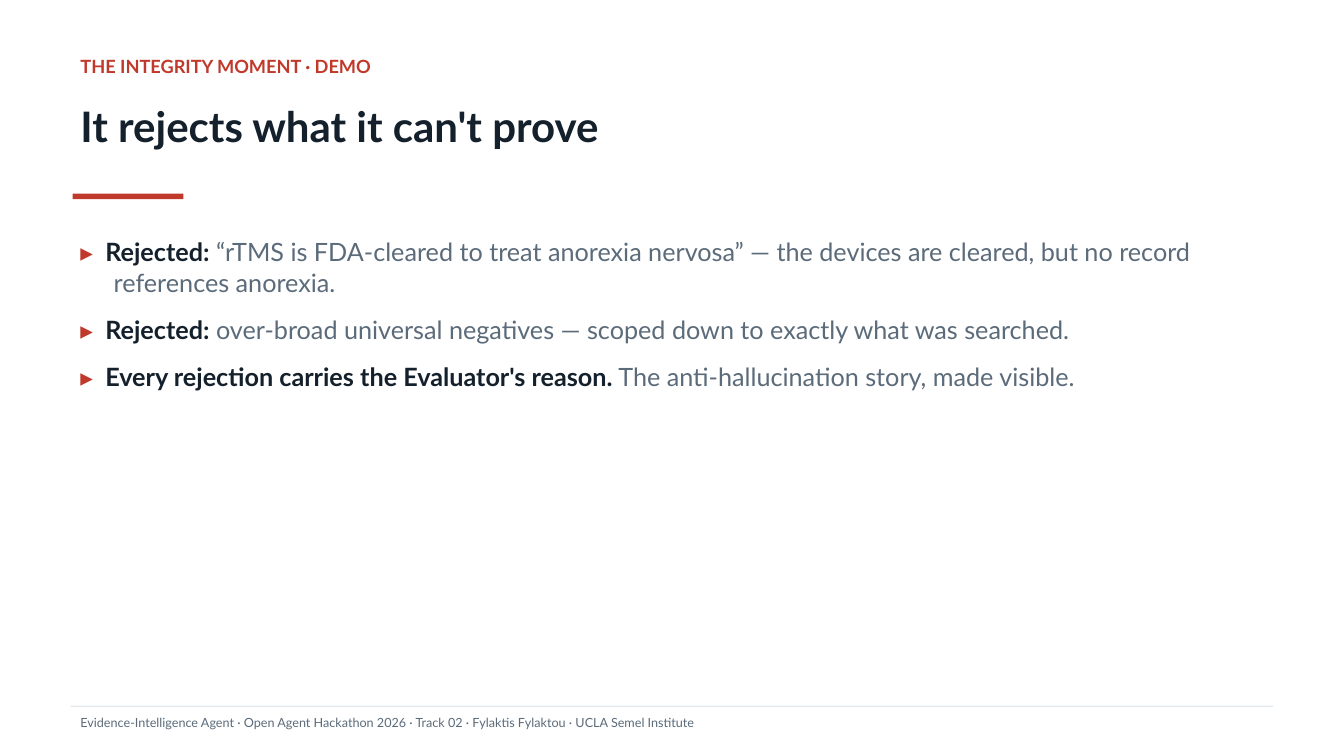
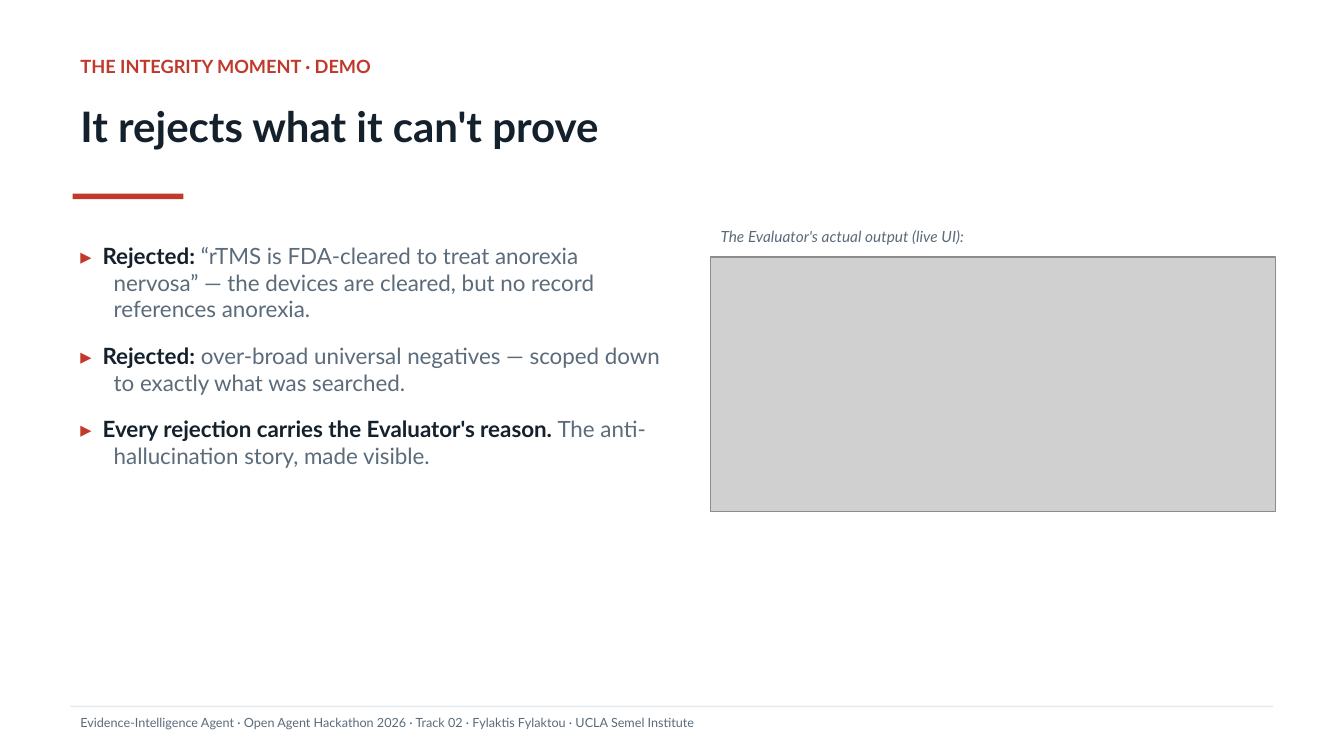
Before and after one commit to ffylaktis/open-agent-hack, a slide deck: slide 7 of deck/Evidence-Intelligence-Agent.pptx. Drawn at 1344x756 pixels with LibreOffice and Linux fonts; fonts in the diff are those of the drawing; grey boxes stand for pictures. Boxes give left, top, right and bottom in pixels: in the first picture for what was removed or moved away, otherwise in the second. Text is boxed around its words. In the diff, an @@ line names an element or a change of style, - is before the commit and + after.

```diff
--- a/deck/Evidence-Intelligence-Agent.pptx
+++ b/deck/Evidence-Intelligence-Agent.pptx
@@ text "▸ Rejected: “rTMS is FDA-cleared ..." at <box>103,247,660,468</box>: size 18 to 16 pt; more space between paragraphs @@
@@ text added at <box>721,230,963,245</box>, 11 pt, text #5B6B7A, italic @@
+The Evaluator's actual output (live UI):
@@ picture added at <box>711,257,1275,512</box> @@
```
Also in this commit, not shown: 1 other slide changed, 4 other files.
